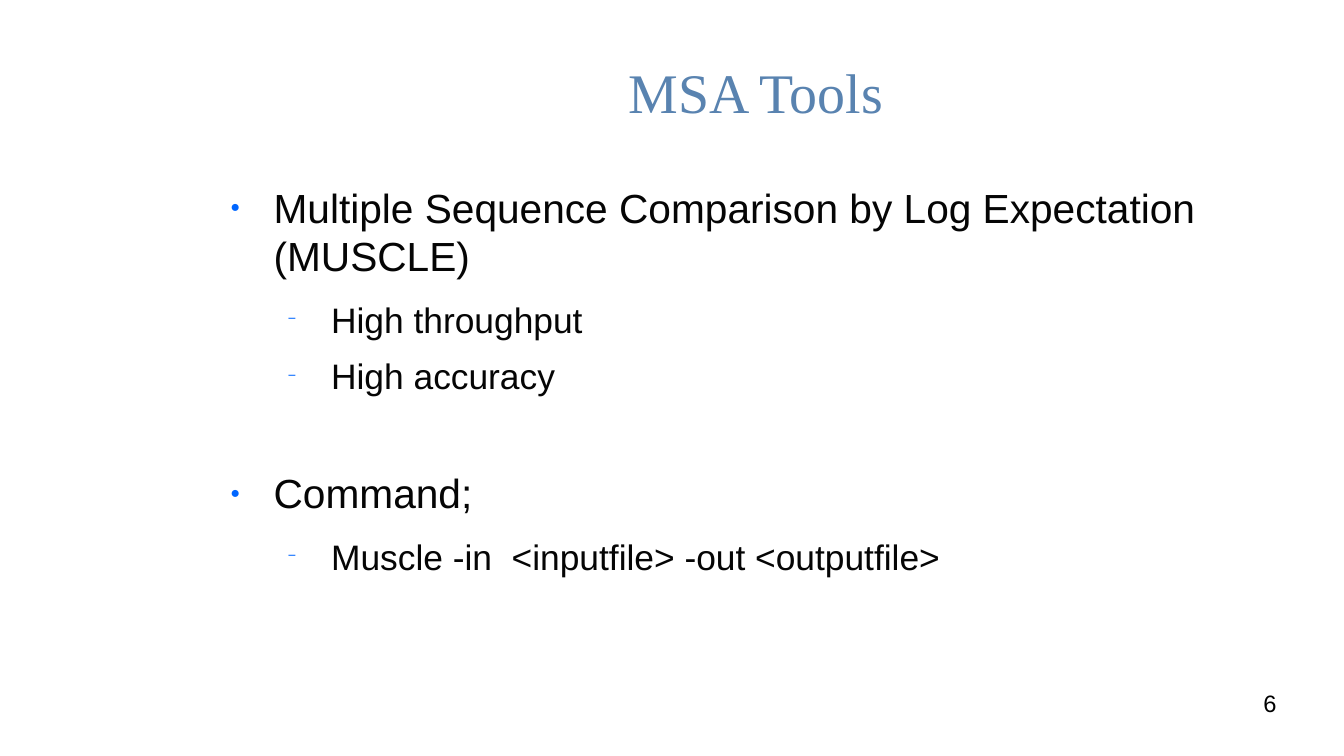
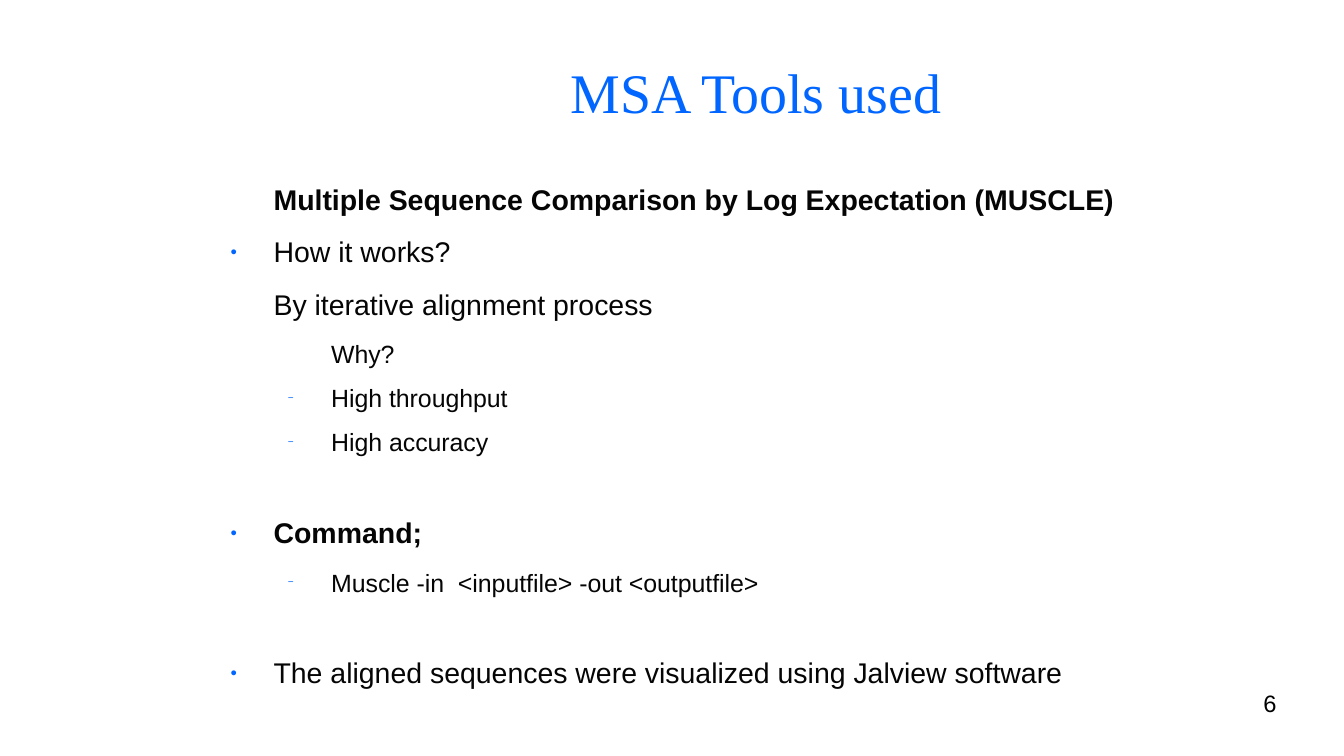
Before and after one commit to BryanAbuchery/Group_Project, a slide deck: slide 6 of Group_presentation.odp. Drawn at 1344x756 pixels with LibreOffice and Linux fonts; fonts in the diff are those of the drawing; background and template pictures are left out. Boxes give left, top, right and bottom in pixels: in the first picture for what was removed or moved away, otherwise in the second. Text is boxed around its words. In the diff, an @@ line names an element or a change of style, - is before the commit and + after.

```diff
--- a/Group_presentation.odp
+++ b/Group_presentation.odp
@@ title at box(571, 74, 941, 114): text changed; text colour #5983B0 to #0066FF @@
-MSA Tools
+MSA Tools used
@@ text at box(274, 189, 1114, 598): size 24 to 16.8 pt, bold on in "Multiple Sequence Comparison by Log Expectation (MUSCLE)", "Command;"; size 20.9 to 14.6 pt in "High throughput", "High accuracy", "Muscle -in <inputfile> -out <outputfile>"; bullet ● to none @@
@@ text at box(274, 241, 653, 368): paragraphs added @@
+● How it works?
+By iterative alignment process
+  Why?
@@ text at box(274, 662, 1062, 689): paragraph added @@
+● The aligned sequences were visualized using Jalview software
```
Also in this commit, not shown: 6 other slides changed, 1 slide added.
